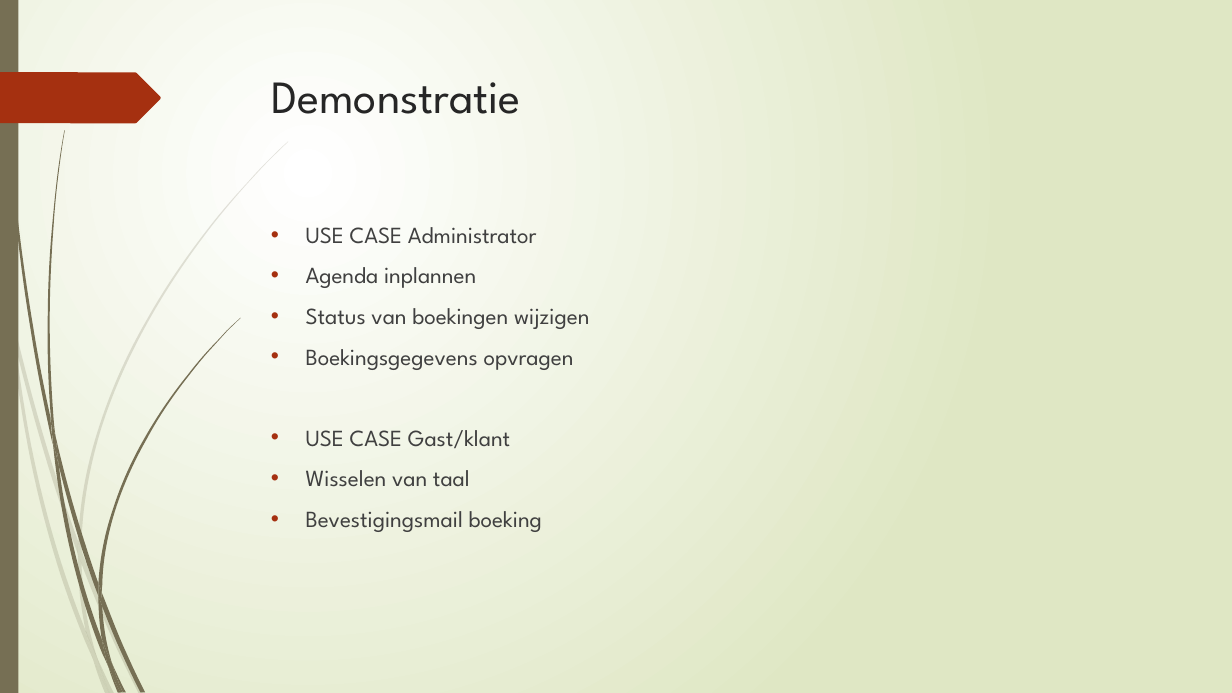
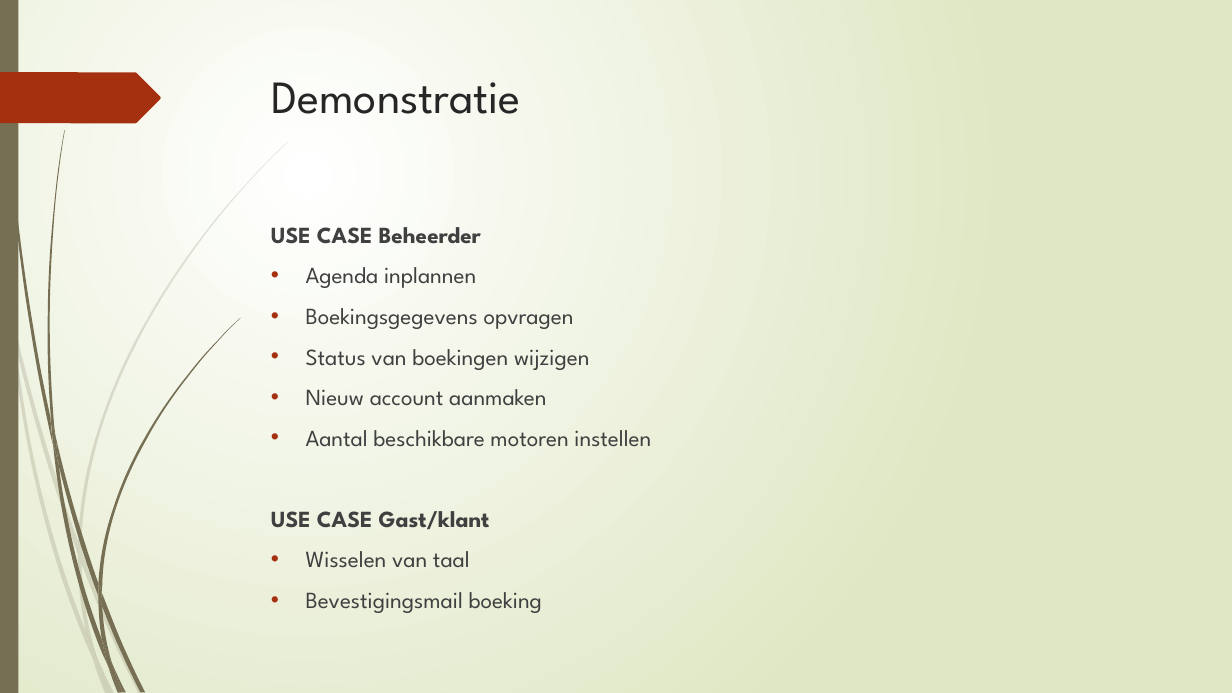
Before and after one commit to Carlodeboer/GFY1-03, a slide deck: slide 4 of Opleveren/Sprint 3 presentatie.pptx (slide 5 before the commit). Drawn at 1232x693 pixels with LibreOffice and Linux fonts; fonts in the diff are those of the drawing. Boxes give left, top, right and bottom in pixels: in the first picture for what was removed or moved away, otherwise in the second. Text is boxed around its words. In the diff, an @@ line names an element or a change of style, - is before the commit and + after.

```diff
--- a/Opleveren/Sprint 3 presentatie.pptx
+++ b/Opleveren/Sprint 3 presentatie.pptx
@@ text at (271,227,482,244): text changed; bold on @@
-• USE CASE Administrator
+USE CASE Beheerder
@@ text at (306,308,574,329): paragraph added @@
+• Boekingsgegevens opvragen
@@ text at (306,389,651,447): text changed @@
-• Boekingsgegevens opvragen
+• Nieuw account aanmaken
+• Aantal beschikbare motoren instellen
@@ text at (271,511,490,529): bold on in "USE CASE Gast/klant"; bullet • to none @@
```
Also in this commit, not shown: 12 other files.
